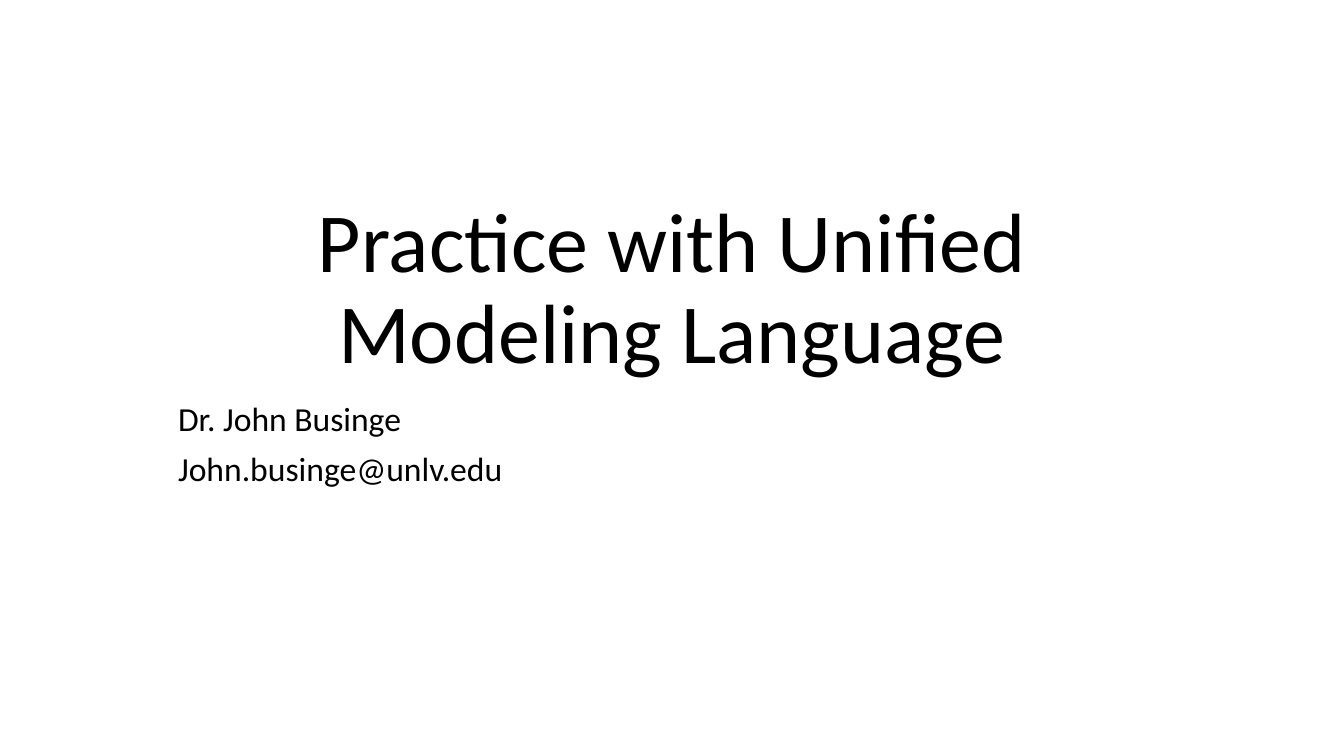
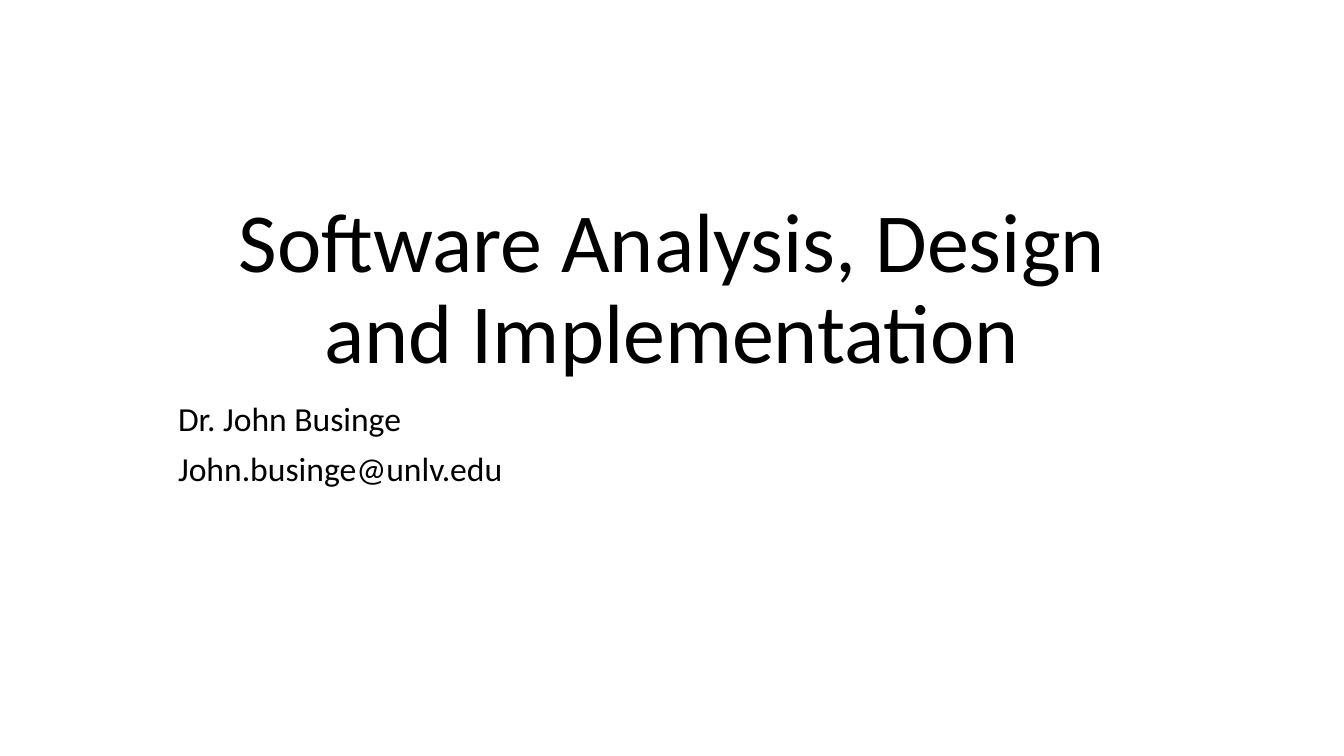
Before and after one commit to johnxu21/johnxu21.github.io, a slide deck: slide 1 of teaching/CS472/Timetable/OOD-V2.pptx. Drawn at 1344x756 pixels with LibreOffice and Linux fonts; fonts in the diff are those of the drawing. Boxes give left, top, right and bottom in pixels: in the first picture for what was removed or moved away, otherwise in the second. Text is boxed around its words. In the diff, an @@ line names an element or a change of style, - is before the commit and + after.

```diff
--- a/teaching/CS472/Timetable/OOD-V2.pptx
+++ b/teaching/CS472/Timetable/OOD-V2.pptx
@@ title at (x1=239, y1=213, x2=1105, y2=377): text changed @@
-Practice with Unified Modeling Language
+Software Analysis, Design and Implementation
```
Also in this commit, not shown: 6 other slides changed, 8 slides added, 1 slide removed, 2 other files.
